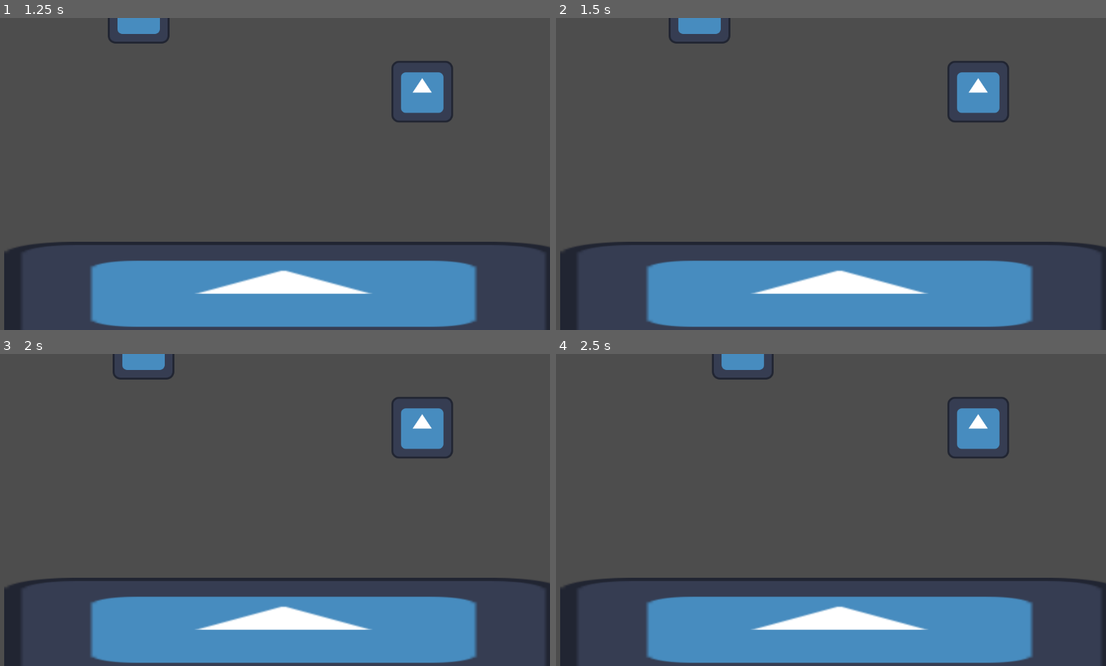
Above: before the commit, frames 1-4 (two rows, left to right).
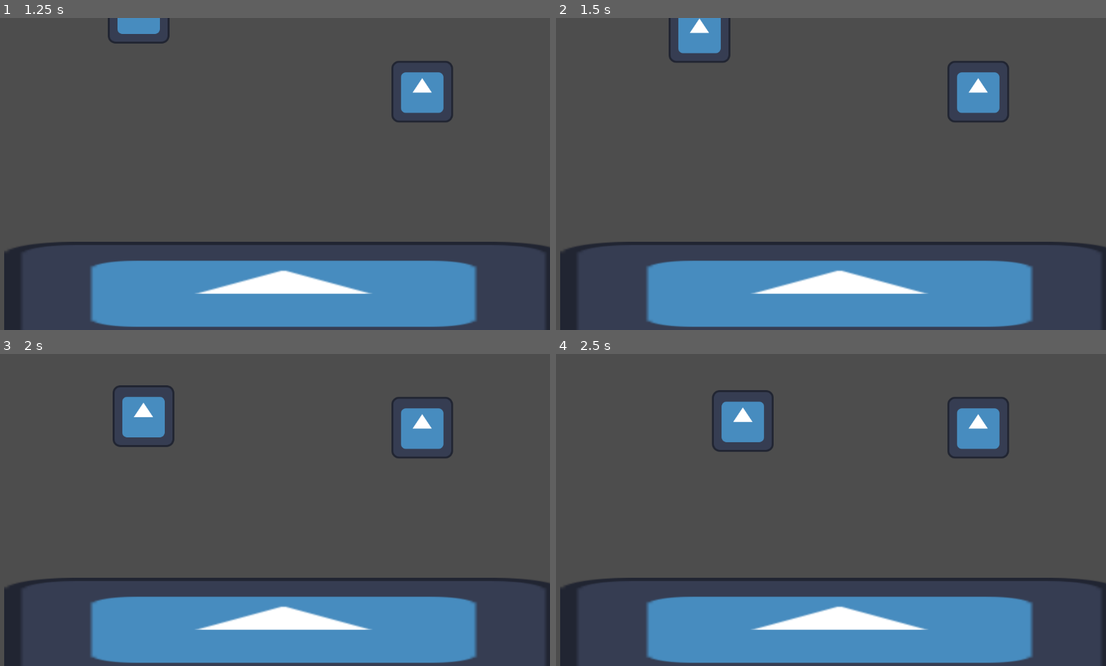
Above: after the commit, the same moments.

Repository: MrFaceguy/VS-like-Game
Game: Godot game, scene res://main_scene.tscn
Two runs of this game, one before a commit and one after it. Both use one fixed random seed, a clock stepped at 60 frames per second and the inputs below. The engine's default icon, where the game draws it, is replaced by a stand-in: a white triangle on a blue panel in a dark square.
Inputs:
- Up to frame 1 (1.25 s): tap Enter at 0.5 s; hold Right (ui_right) from 0.53 s (still down)
- Up to frame 2 (1.5 s): release Right (ui_right) at 1.28 s; hold Down (ui_down) from 1.28 s (still down)
- Up to frame 3 (2 s): keep holding Down (ui_down)
- Up to frame 4 (2.5 s): release Down (ui_down) at 2.03 s; hold Right (ui_right) from 2.03 s (still down)

Frame 1 is identical in both runs. In frame 2, 0.7% of the frame differs, in the area x 20-32%, y 0-15%; in frame 3, 1.8%, in the area x 20-32%, y 0-30%; in frame 4, 1.8%.

Commit message:
fixed top-down controls

Diff:
--- a/enemyBasic.gd
+++ b/enemyBasic.gd
@@ -15,7 +15,8 @@
 func _physics_process(delta):
 	if attributes.health > 0:
 		target_finding(enemy_Target)
-		velocity = attributes.movement_sequencing(moveX * attributes.speed, moveY, self.velocity, delta)
+		velocity = attributes.movement_sequencing(moveX * attributes.speed,
+		moveY * attributes.speed, self.velocity, delta)
 		move_and_slide()
 	else:
 		attributes.death_sequencing(null, "null", self)
@@ -24,6 +25,7 @@
 func target_finding(enemy):
 	if enemy != null:
 		moveX = sign(enemy.position.x - self.position.x)
+		moveY = sign(enemy.position.y - self.position.y)
 
 func _on_ai_area_vision_body_entered(body: Node2D) -> void:
 	if body.is_in_group("Player_Character"):
--- a/player_Script.gd
+++ b/player_Script.gd
@@ -1,14 +1,15 @@
 extends CharacterBody2D
 
-@onready var left_or_right : int
-
+@onready var left_or_right : float
+@onready var up_or_down : float
 @export var attributes = preload("res://player_Attributes.tres")
 
 func _physics_process(delta):
 	if attributes.health > 0:
 		left_or_right = Input.get_axis("ui_left", "ui_right")
+		up_or_down = Input.get_axis("ui_up", "ui_down")
 		velocity = attributes.movement_sequencing(left_or_right * attributes.speed,
-		 0, self.velocity, delta)
+		 up_or_down * attributes.speed, self.velocity, delta)
 		move_and_slide()
 	else:
 		attributes.death_sequencing(null, "null", self)
